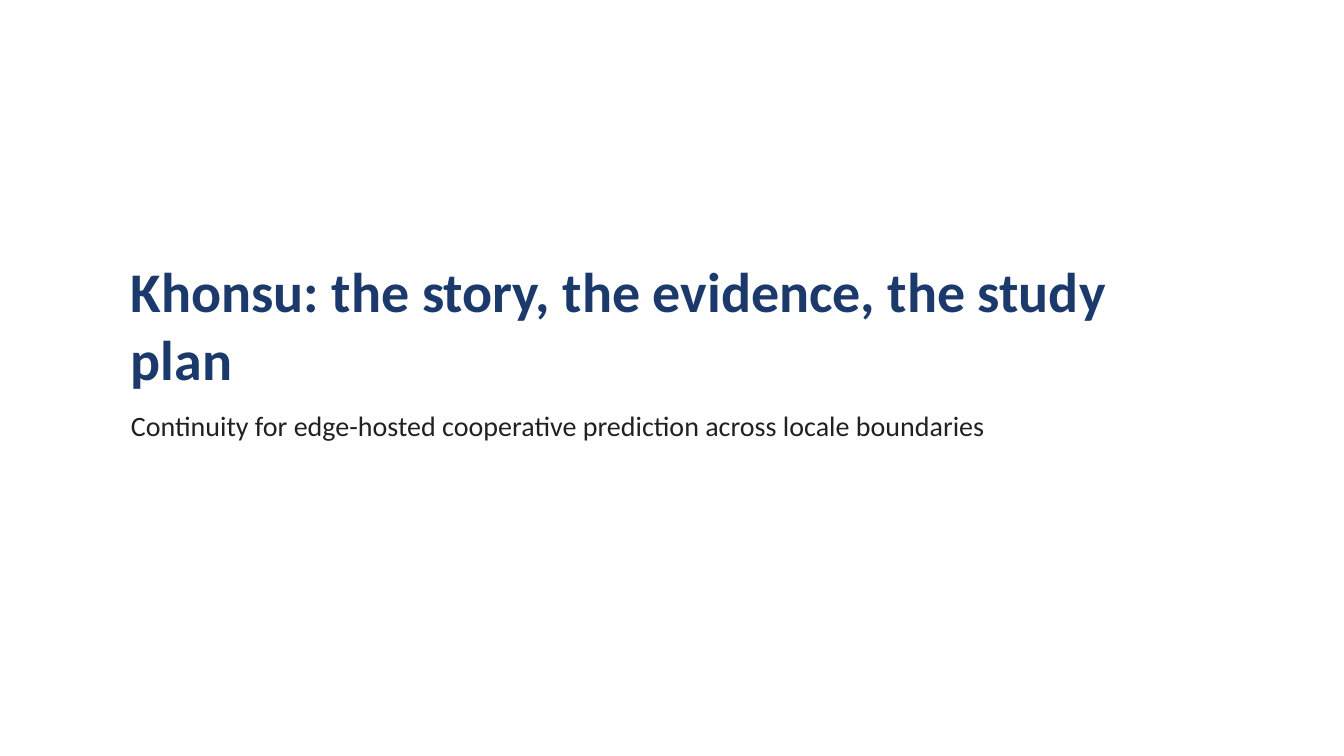
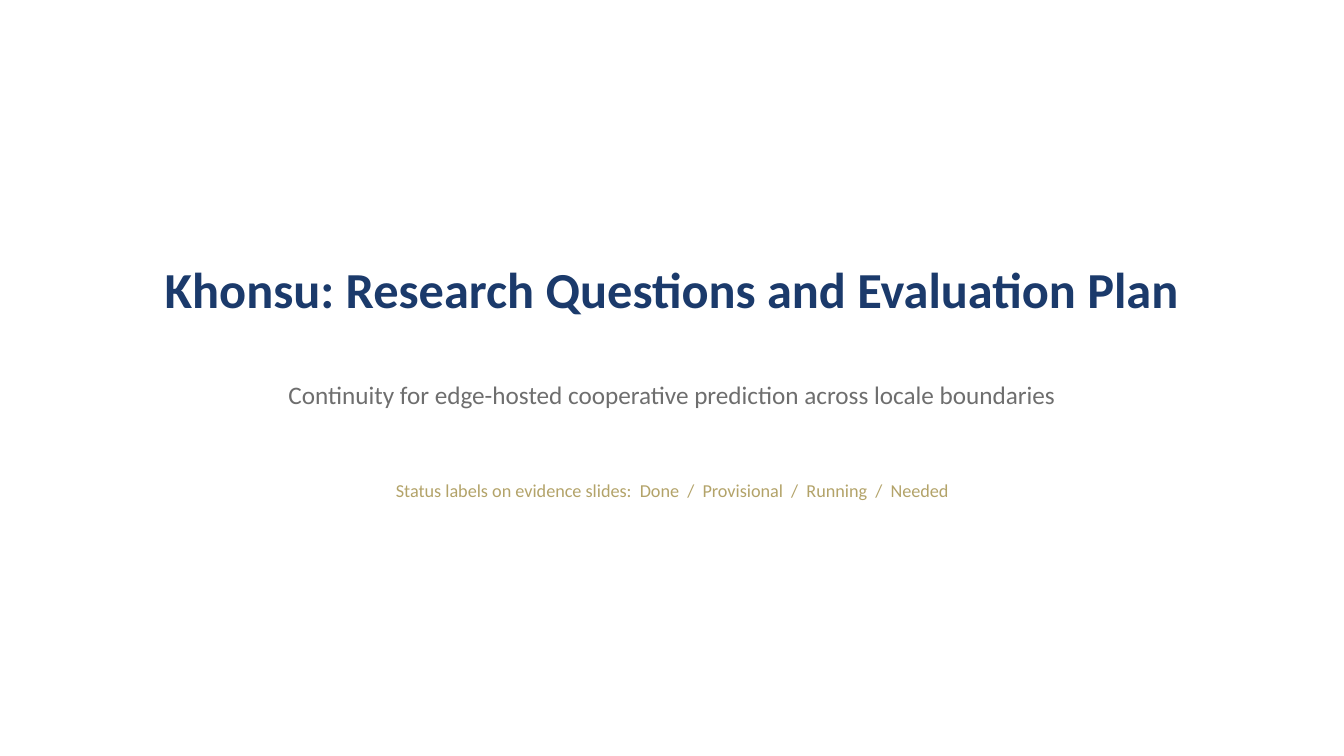
Before and after one commit to tlandle/eCAV, a slide deck: slide 1 of docs/kb/decks/khonsu_story_2026-09-04.pptx. Drawn at 1344x756 pixels with LibreOffice and Linux fonts; fonts in the diff are those of the drawing. Boxes give left, top, right and bottom in pixels: in the first picture for what was removed or moved away, otherwise in the second. Text is boxed around its words. In the diff, an @@ line names an element or a change of style, - is before the commit and + after.

Commit message:
KB deck baseline: RQ-form khonsu_story

```diff
--- a/docs/kb/decks/khonsu_story_2026-09-04.pptx
+++ b/docs/kb/decks/khonsu_story_2026-09-04.pptx
@@ text at (165, 272, 1178, 315): text changed; size 40 to 36 pt @@
-Khonsu: the story, the evidence, the study plan
+Khonsu: Research Questions and Evaluation Plan
@@ text "Continuity for edge-hosted cooperative prediction ...": place and size @@
-text "Continuity for edge-hosted cooperative prediction ..." at (131, 416, 984, 441)
+text "Continuity for edge-hosted cooperative prediction ..." at (288, 386, 1055, 409)
@@ text "Continuity for edge-hosted cooperative prediction ..." at (288, 386, 1055, 409): size 20 to 18 pt, text colour #212121 to #6E6E6E; alignment left to centre; more space between paragraphs @@
@@ text added at (396, 484, 949, 500), 13 pt, text #B3A369 @@
+Status labels on evidence slides: Done / Provisional / Running / Needed
```
Also in this commit, not shown: 5 other slides changed, 10 slides added, 9 slides removed.
